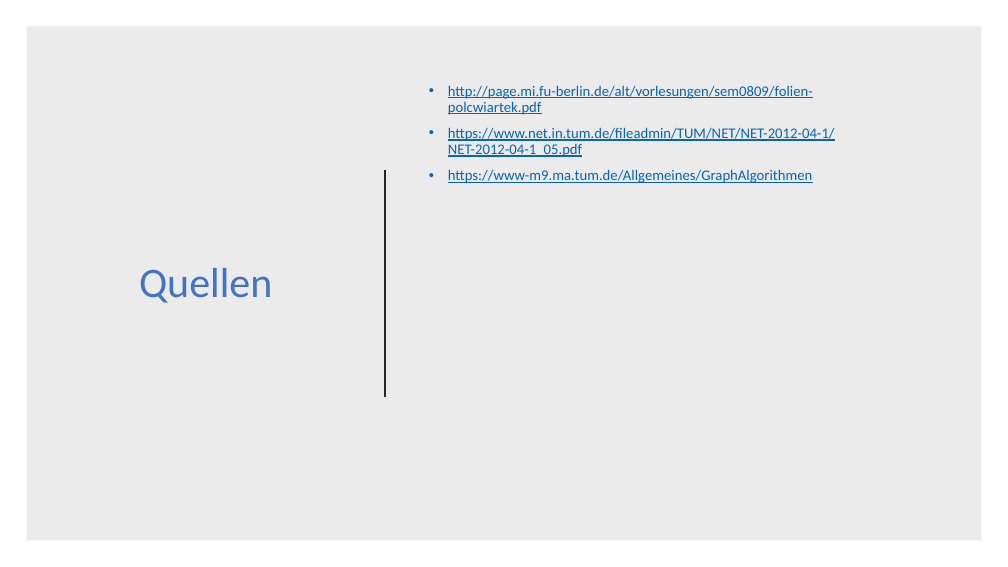
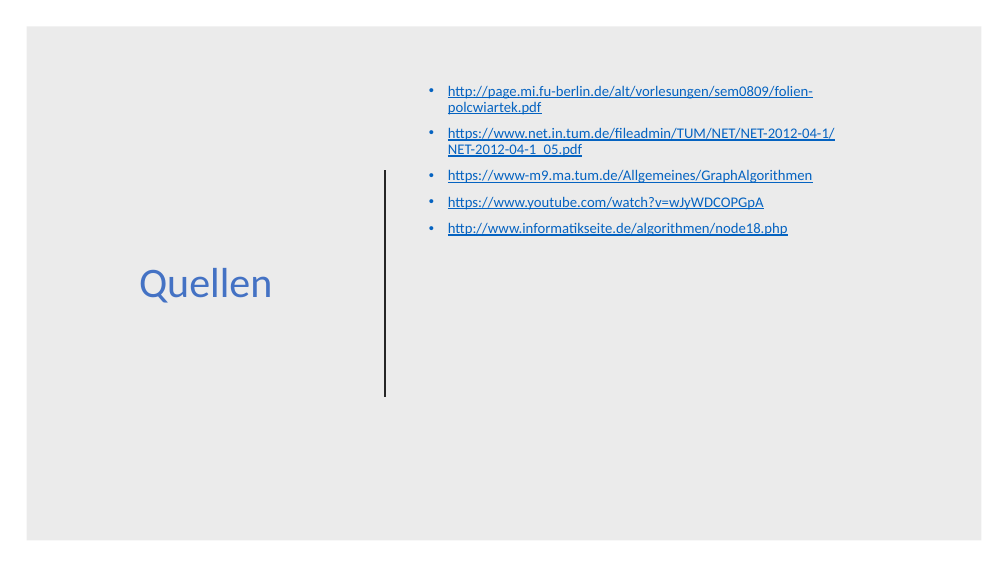
Before and after one commit to DerAlexx/Angewandte-Mathematik, a slide deck: slide 30 of Praktikum_6/Abgabe 6.pptx (slide 27 before the commit). Drawn at 1008x567 pixels with LibreOffice and Linux fonts; fonts in the diff are those of the drawing. Boxes give left, top, right and bottom in pixels: in the first picture for what was removed or moved away, otherwise in the second. Text is boxed around its words. In the diff, an @@ line names an element or a change of style, - is before the commit and + after.

```diff
--- a/Praktikum_6/Abgabe 6.pptx
+++ b/Praktikum_6/Abgabe 6.pptx
@@ text at (x1=448, y1=196, x2=788, y2=236): paragraphs added @@
+• https://www.youtube.com/watch?v=wJyWDCOPGpA
+• http://www.informatikseite.de/algorithmen/node18.php
```
Also in this commit, not shown: 5 other slides changed, 4 slides added, 1 slide removed.
